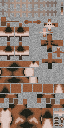
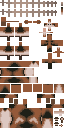
The second (64, 128) image is a revision of the first. Changes to its layers:
hid "overlay copy" over [0, 0, 64, 128]
painted on "mouflon" over [11, 84, 53, 85]
